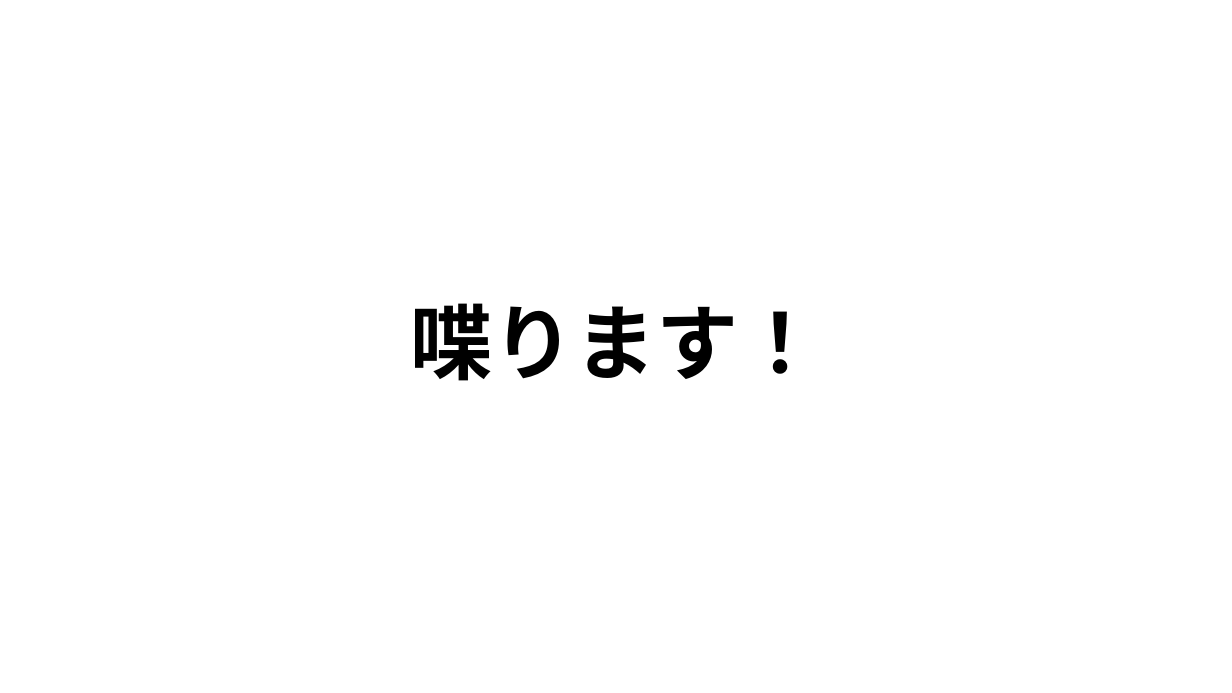
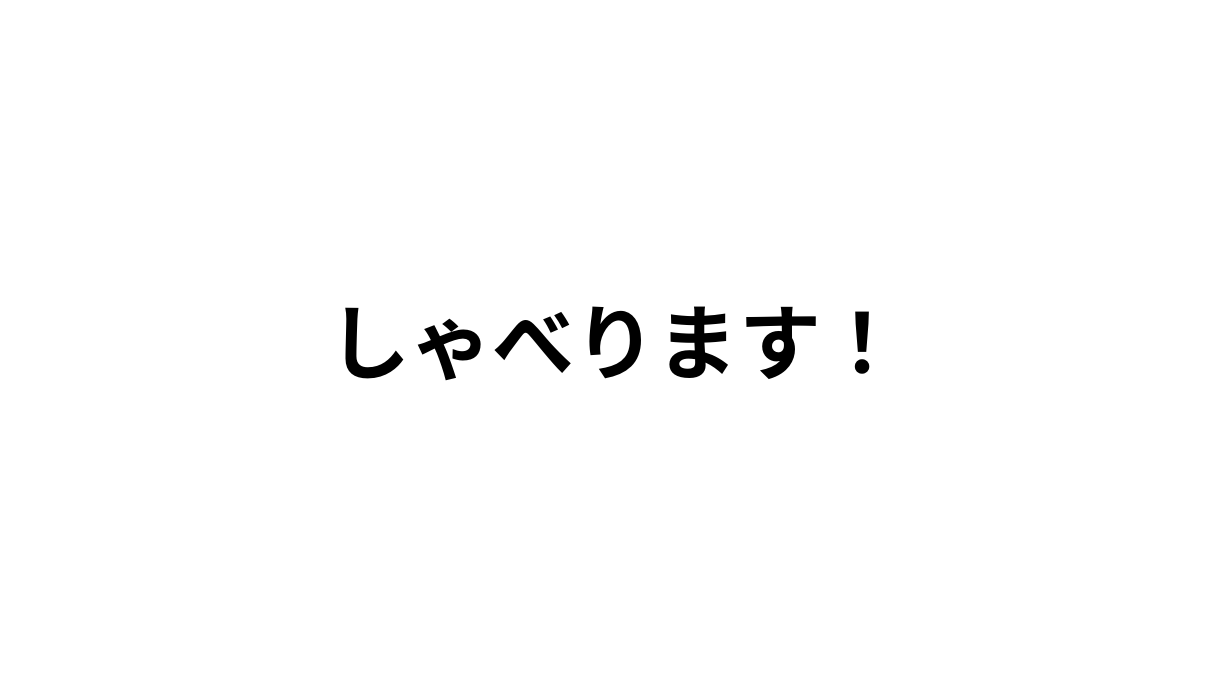
Before and after one commit to hystking/vvtv-presentation, a slide deck: slide 7 of base.pptx (slide 6 before the commit). Drawn at 1232x693 pixels with LibreOffice and Linux fonts; fonts in the diff are those of the drawing. Boxes give left, top, right and bottom in pixels: in the first picture for what was removed or moved away, otherwise in the second. Text is boxed around its words. In the diff, an @@ line names an element or a change of style, - is before the commit and + after.

```diff
--- a/base.pptx
+++ b/base.pptx
@@ title at [329,306,904,380]: text changed @@
-喋ります！
+しゃべります！
```
Also in this commit, not shown: 11 other slides changed, 46 slides added, 4 slides removed, 9 other files.
